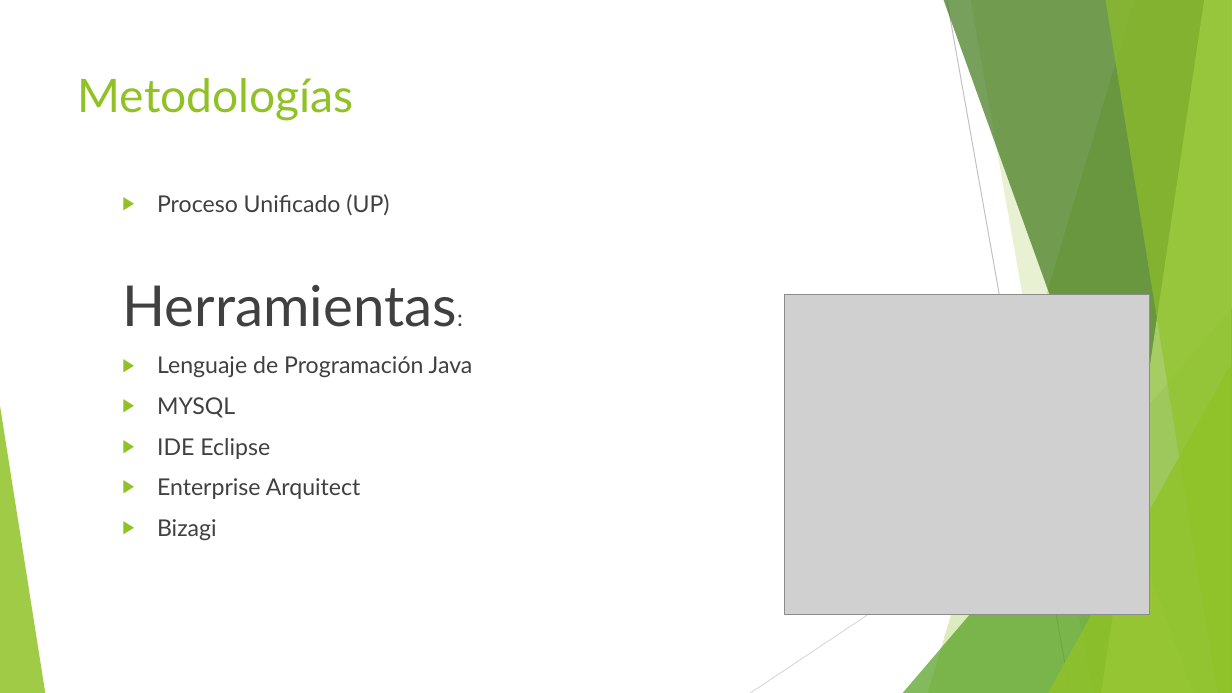
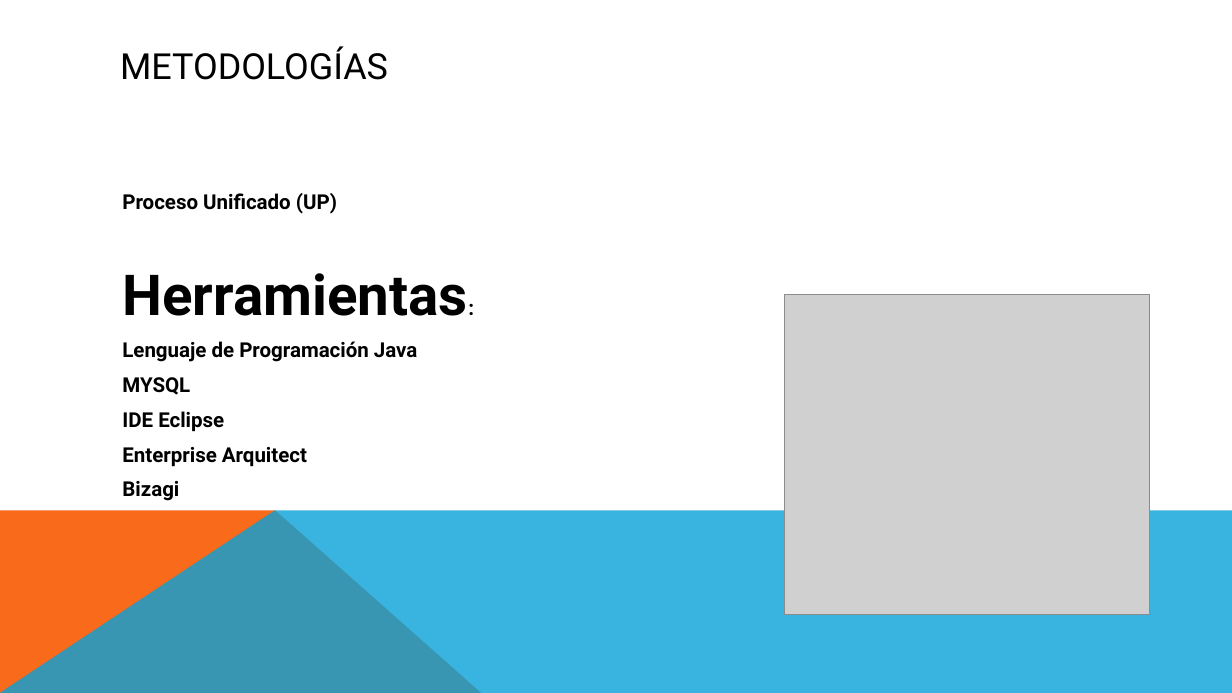
Before and after one commit to food-aid/Seminario, a slide deck: slide 9 of Food-Aid.pptx. Drawn at 1232x693 pixels with LibreOffice and Linux fonts; fonts in the diff are those of the drawing; grey boxes stand for pictures. Boxes give left, top, right and bottom in pixels: in the first picture for what was removed or moved away, otherwise in the second. Text is boxed around its words. In the diff, an @@ line names an element or a change of style, - is before the commit and + after.

```diff
--- a/Food-Aid.pptx
+++ b/Food-Aid.pptx
@@ title "METODOLOGÍAS" at bbox=[120, 46, 388, 80]: vertical alignment top to middle @@
@@ title at bbox=[120, 46, 388, 80]: text changed; size 36 to 28 pt; font Lato to Roboto; text colour #90C226 to #000000 @@
-Metodologías
+METODOLOGÍAS
@@ text "Proceso Unificado (UP)" at bbox=[122, 193, 467, 501]: size 18 to 16 pt in "Proceso Unificado (UP)", "Herramientas:", "Lenguaje de Programación Java", "MYSQL" and 3 more places; font Lato to Roboto, text colour #404040 to #000000, bold on; bullet ▶ to none; less space between paragraphs @@
@@ group removed at bbox=[0, 0, 1232, 693]: 5 freeform shapes, 3 triangles, 2 lines @@
@@ freeform shape added at bbox=[0, 510, 482, 693], fill #F96A1B @@
@@ freeform shape added at bbox=[0, 510, 1232, 693], fill #08A1D9 at 80% opacity @@
```
Also in this commit, not shown: 11 other slides changed.
